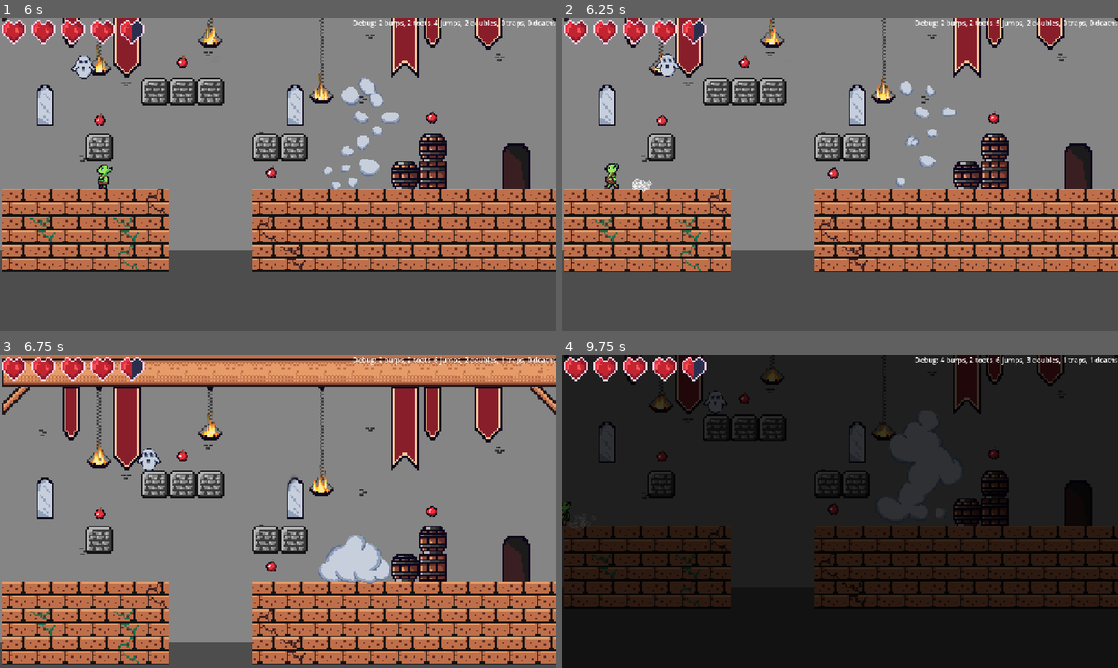
Above: before the commit, frames 1-4 (two rows, left to right).
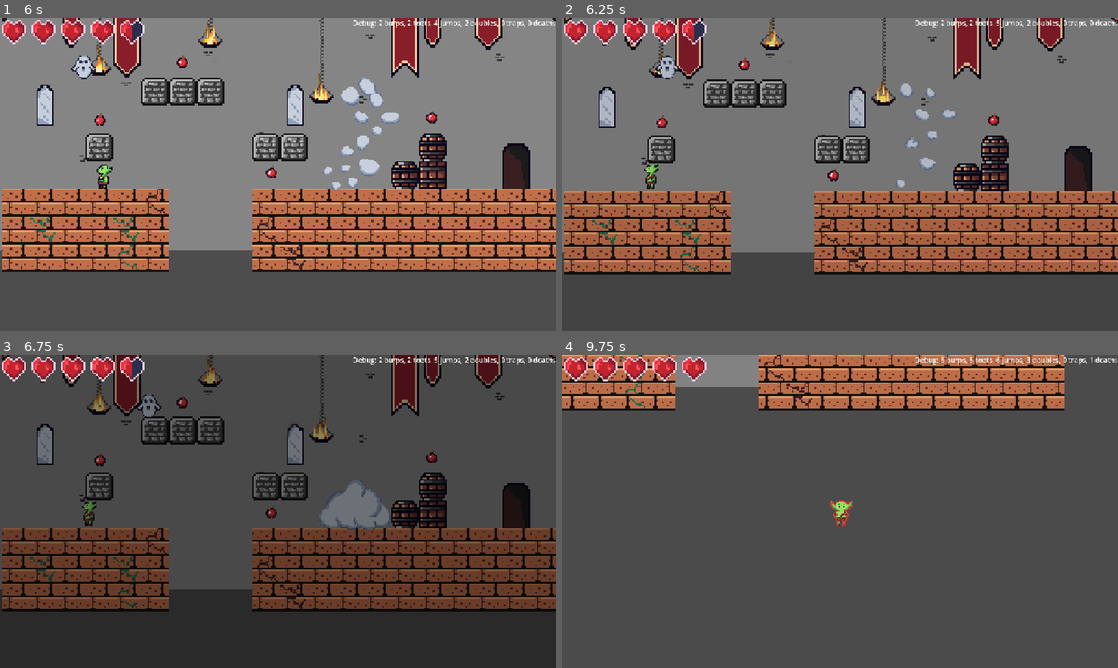
Above: after the commit, the same moments.

Repository: RealAmandaLive/OrcBurp
Game: Godot game, scene res://scenes/main.tscn
Same seed, same stepped clock (60 frames per second), same inputs: the game is played once before the commit and once after it.
Inputs (mouse positions are in pixels of both pictures, inside the frame that each line leads up to):
- Up to frame 1 (6 s): tap Enter at 0.5 s; move the mouse to (400, 158) at 0.52 s; hold Right (right) 0.53-2.03 s; tap Shift (burp) at 0.6, 3.8, 4.35 s; click (400, 158) at 0.67 s; tap Space (jump) at 0.77, 1.07, 1.52, 1.82, 3.02, 3.05, 3.32, 3.6, 3.77, 4.07, 4.52, 4.82 s; tap Ctrl (toot) at 0.8, 1.35, 4.55 s; move the mouse to (166, 190) at 1.27 s; tap 1 at 1.55, 2.1, 5.3 s; move the mouse to (333, 105) at 2.02 s; hold Left (left) 2.03-2.78 s; tap 2 at 2.3, 2.85 s; move the mouse to (250, 237) at 2.77 s; hold Right (right) 2.78-4.28 s; click (250, 237) at 2.92 s; move the mouse to (444, 221) at 3.52 s; move the mouse to (111, 127) at 4.27 s; hold Left (left) 4.28-5.03 s; move the mouse to (305, 174) at 5.02 s; hold Right (right) 5.03-5.78 s; hold W (climb) 5.03-5.78 s; click (305, 174) at 5.17 s; move the mouse to (194, 96) at 5.77 s; hold Left (left) from 5.78 s (still down); tap E (interact) at 5.85 s
- Up to frame 2 (6.25 s): keep holding Left (left); tap Space (jump) at 6.02 s; tap 2 at 6.05 s
- Up to frame 3 (6.75 s): keep holding Left (left); tap Space (jump) at 6.32 s; move the mouse to (400, 495) at 6.52 s; tap G (throw) at 6.6 s
- Up to frame 4 (9.75 s): tap Space (jump) at 6.77, 6.8, 7.07, 7.52, 7.82, 9.02, 9.32 s; move the mouse to (728, 527) at 7.27 s; release Left (left) at 7.28 s; hold Right (right) 7.28-9.53 s; tap Ctrl (toot) at 7.35, 8.3 s; click (728, 527) at 7.42 s; tap Shift (burp) at 7.55, 9.6 s; move the mouse to (895, 442) at 8.02 s; tap 1 at 8.1, 9.05 s; move the mouse to (812, 574) at 8.77 s; tap 2 at 8.85 s; move the mouse to (1006, 558) at 9.52 s; hold Left (left) from 9.53 s (still down); click (1006, 558) at 9.67 s

Frame 1 is identical in both runs. In frame 2, 17% of the frame differs, in the area x 0-100%, y 0-82%; in frame 3, 94%; in frame 4, 96%, in the area x 0-100%, y 0-100%.

Commit message:
saving and loading mechanic (press 1 to save and 2 to load for now)

Diff:
--- a/orc-burp-godot/scripts/game_data.gd
+++ b/orc-burp-godot/scripts/game_data.gd
@@ -6,7 +6,7 @@
 const STARTING_HEALTH = 10
 const MAX_HEALTH = 10
 
-var playerHealth: int = STARTING_HEALTH :
+@export var playerHealth: int = STARTING_HEALTH :
 	set(v):
 		playerHealth = clampi(v, 0, MAX_HEALTH)
 		emit_changed()
@@ -16,25 +16,25 @@
 
 # The key of the dictionary is the levelName
 # The value is a list of item paths that have already been collected
-var levelItems: Dictionary[String, Array] = {}
+@export var levelItems: Dictionary[String, Array] = {}
 # Key=levelName, Value=has the player collected the key?
-var levelKeys: Dictionary[String, bool] = {}
+@export var levelKeys: Dictionary[String, bool] = {}
 
-var levelName: String
+@export var levelName: String
 
 ## fun stats and counters we can optionally just ignore
 ## todo: persist in game state / use for high scores?
-var jumpCount: int = 0
-var doubleJumpCount: int = 0
-var burpCount: int = 0
-var tootCount: int = 0
-var drinkCount: int = 0
-var chestCount: int = 0
-var goldCount: int = 0
-var gemCount: int = 0
-var deathCount: int = 0
-var trapCount: int = 0
-var killCount: int = 0
+@export var jumpCount: int = 0
+@export var doubleJumpCount: int = 0
+@export var burpCount: int = 0
+@export var tootCount: int = 0
+@export var drinkCount: int = 0
+@export var chestCount: int = 0
+@export var goldCount: int = 0
+@export var gemCount: int = 0
+@export var deathCount: int = 0
+@export var trapCount: int = 0
+@export var killCount: int = 0
 
 # use this to increment counters and things
 # it will automatically emit the changed event, which will let
--- a/orc-burp-godot/scripts/main.gd
+++ b/orc-burp-godot/scripts/main.gd
@@ -37,6 +37,41 @@
 	## then we run load level which discards it and loads it again.
 	await load_level(first_level, true)
 
+
+#--------------
+# Save/load game
+#--------------
+
+const SAVE_FILE_PATH = "user://saved_game.tres"
+
+func has_saved_game() -> bool:
+	return ResourceLoader.exists(SAVE_FILE_PATH)
+
+func save_game() -> void:
+	p("Saving game")
+	ResourceSaver.save(data, SAVE_FILE_PATH)
+
+
+func load_game() -> void:
+	var new_data: GameData = ResourceLoader.load(SAVE_FILE_PATH)
+	# TODO: this isn't really safe if we start nesting levels, which someone will probably do eventually
+	var level_file: String = "res://scenes/%s.tscn" % [new_data.levelName]
+	for c in data.changed.get_connections():
+		new_data.changed.connect(c["callable"])
+	for c in data.health_changed.get_connections():
+		new_data.health_changed.connect(c["callable"])
+	data = new_data
+	load_level(level_file, false)
+	data.changed.emit()
+	data.health_changed.emit(data.playerHealth)
+
+
+func _input(event: InputEvent) -> void:
+	if event.is_pressed() and !event.is_echo() and event is InputEventKey and event.keycode == KEY_1:
+		save_game()
+	if event.is_pressed() and !event.is_echo() and event is InputEventKey and event.keycode == KEY_2:
+		p("Loading game")
+		load_game()
 
 #--------
 # LEVEL MANAGE
